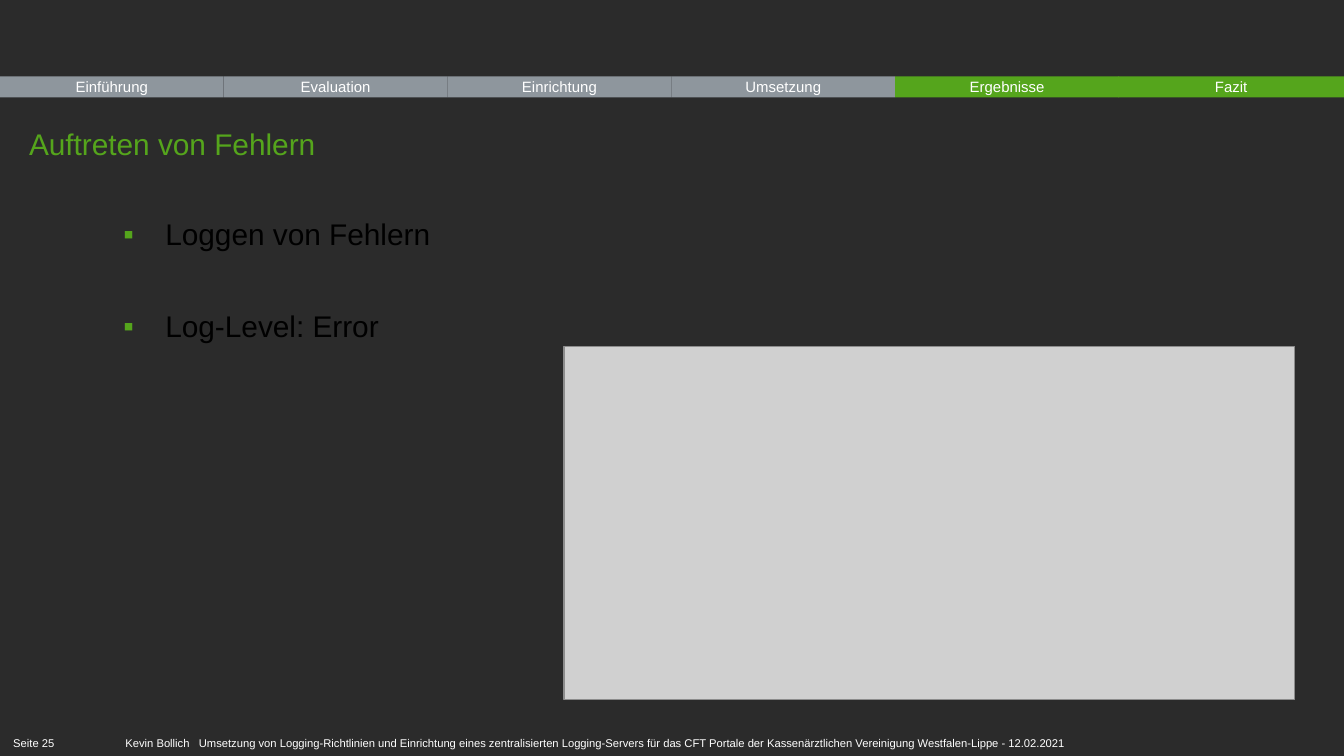
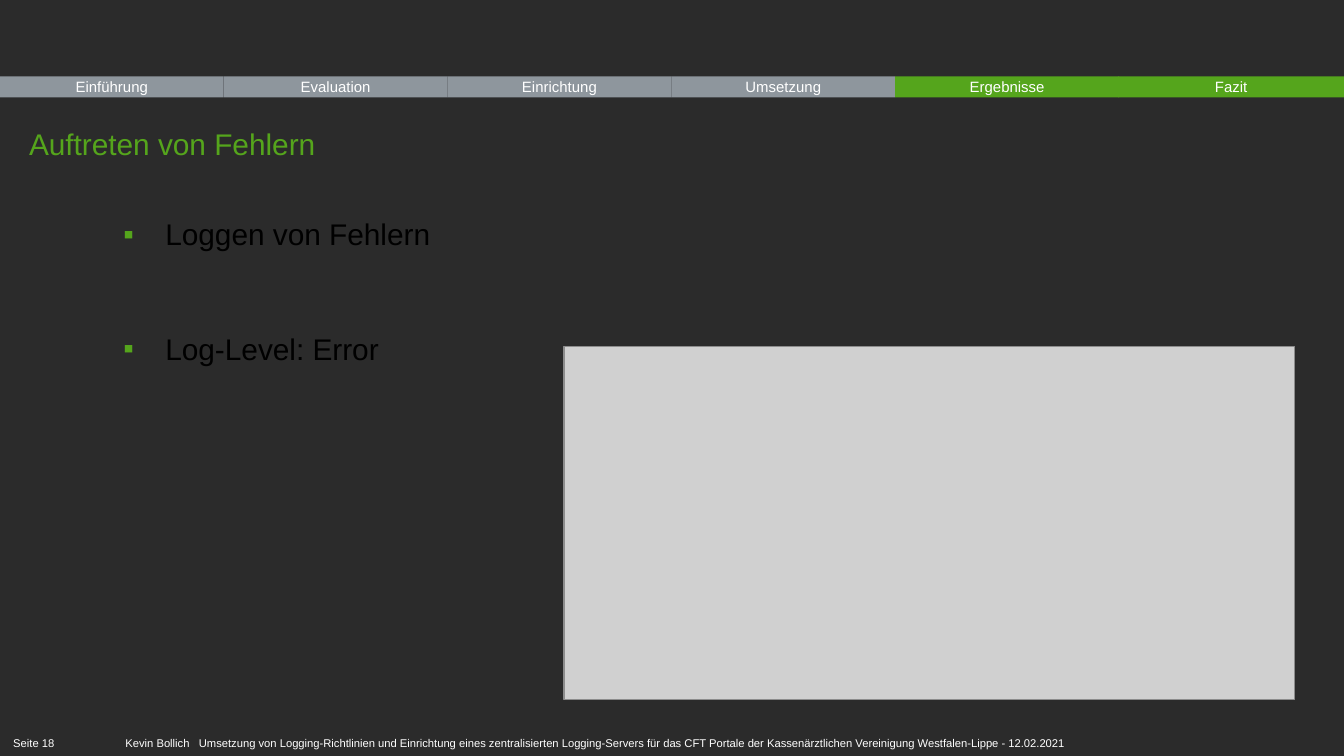
Before and after one commit to kevin-bollich97/Bachelorarbeit, a slide deck: slide 18 of praesentation/Bachelorarbeit-Bollich.pptx (slide 25 before the commit). Drawn at 1344x756 pixels with LibreOffice and Linux fonts; fonts in the diff are those of the drawing; grey boxes stand for pictures; background and template pictures are left out; a plain dark background stands for a picture behind light text. Boxes give left, top, right and bottom in pixels: in the first picture for what was removed or moved away, otherwise in the second. Text is boxed around its words. In the diff, an @@ line names an element or a change of style, - is before the commit and + after.

```diff
--- a/praesentation/Bachelorarbeit-Bollich.pptx
+++ b/praesentation/Bachelorarbeit-Bollich.pptx
@@ text "Loggen von Fehlern" at (x1=165, y1=224, x2=430, y2=365): more space between paragraphs @@
@@ page number at (x1=13, y1=739, x2=54, y2=747): text changed @@
-Seite 25
+Seite 18
```
Also in this commit, not shown: 11 other slides changed, 8 slides removed.
